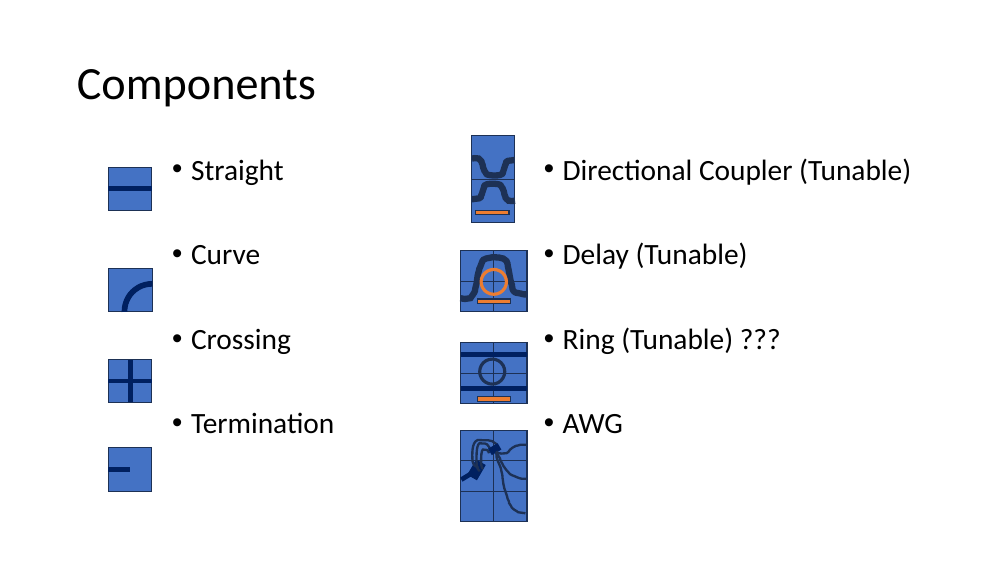
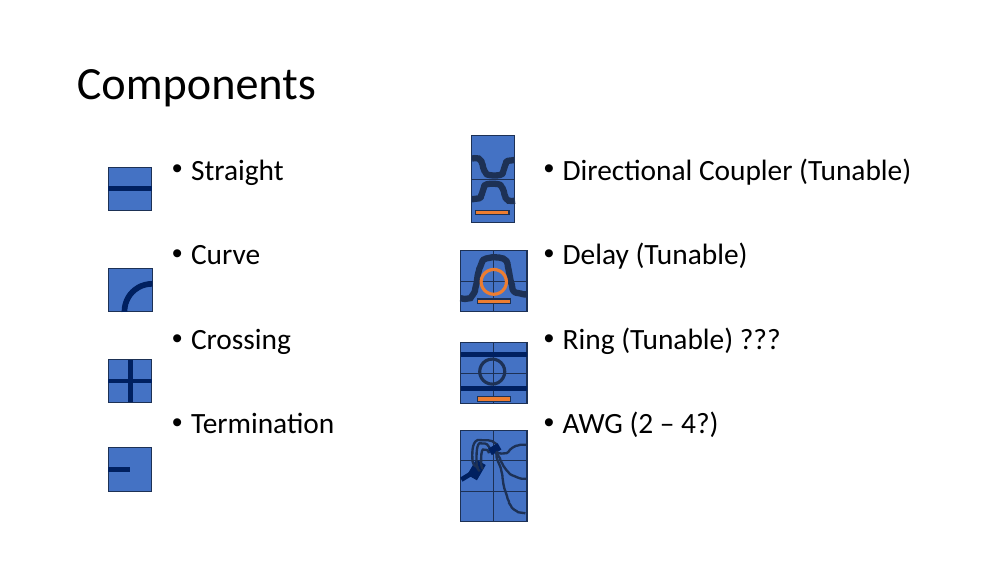
Before and after one commit to Akhetonics/Connect-A-PIC, a slide deck: slide 6 of Design.pptx (slide 5 before the commit). Drawn at 1008x567 pixels with LibreOffice and Linux fonts; fonts in the diff are those of the drawing. Boxes give left, top, right and bottom in pixels: in the first picture for what was removed or moved away, otherwise in the second. Text is boxed around its words. In the diff, an @@ line names an element or a change of style, - is before the commit and + after.

```diff
--- a/Design.pptx
+++ b/Design.pptx
@@ text at bbox=[563, 411, 718, 437]: text changed @@
-• AWG
+• AWG (2 – 4?)
```
Also in this commit, not shown: 2 other slides changed, 3 slides added, 1 other file.
